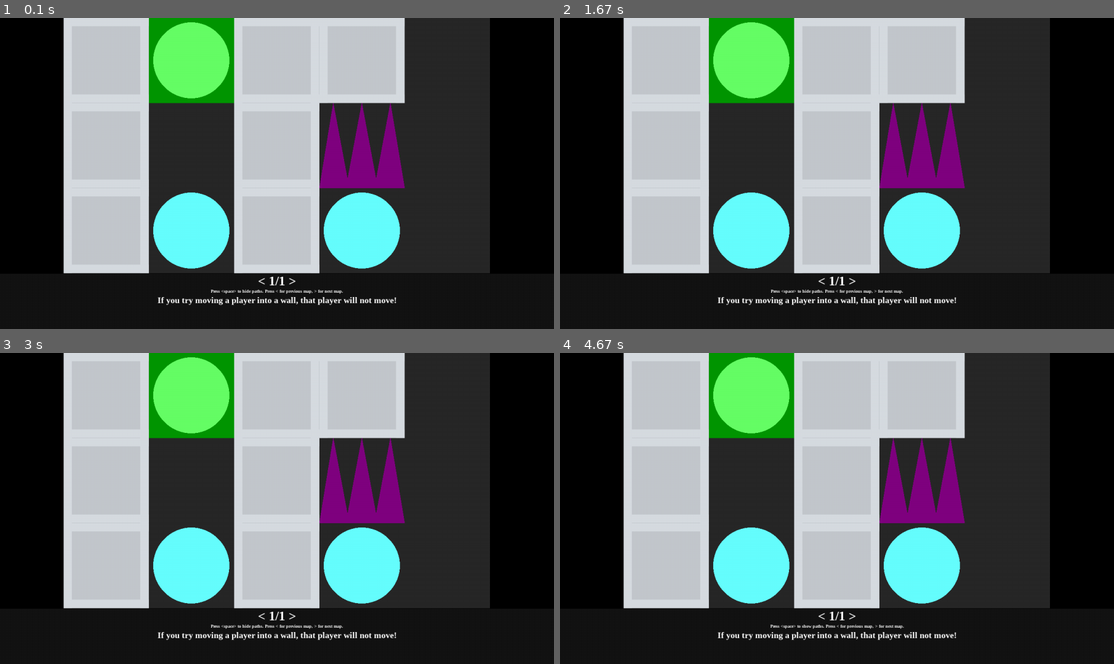
Above: before the commit, frames 1-4 (two rows, left to right).
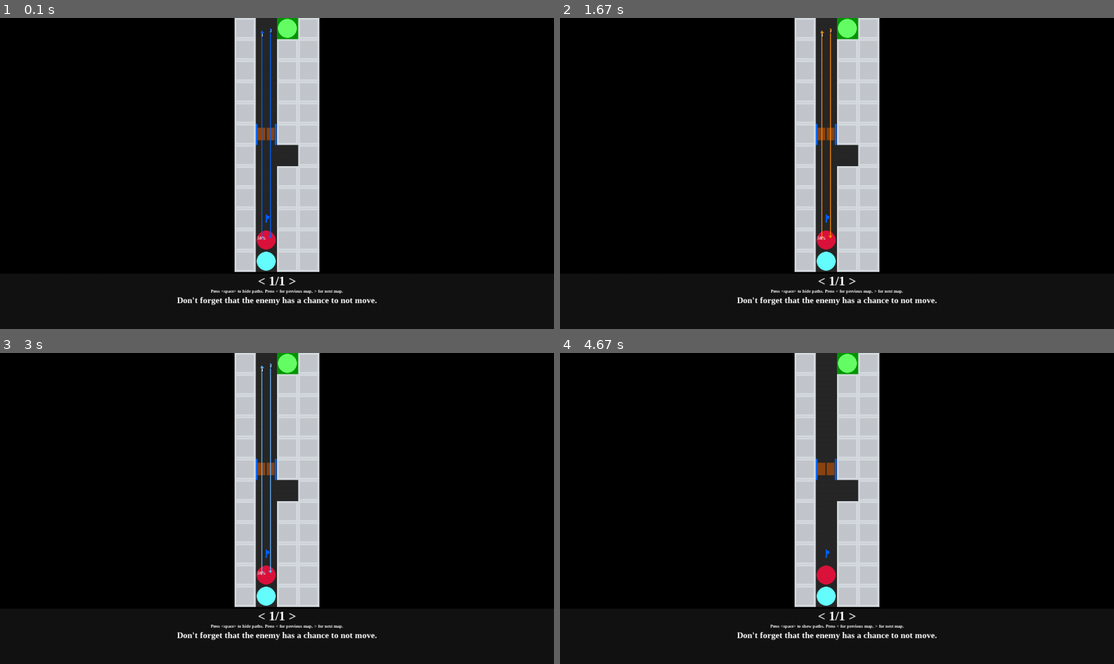
Above: after the commit, the same moments.

Repository: WingedSeal/mazegame
Game: pygame game, started from src/main.py
Two runs of this game, one before a commit and one after it. Both use one fixed random seed, a clock stepped at 60 frames per second and the inputs below.
Inputs:
- Up to frame 1 (0.1 s): no input
- Up to frame 2 (1.67 s): hold Right 0.33-0.8 s; hold Right 0.83-1.3 s; tap Space at 0.9, 1.4 s; hold Left from 1.33 s (still down)
- Up to frame 3 (3 s): release Left at 1.87 s; hold Left 1.9-2.4 s; tap Space at 1.97, 2.5 s; hold Right from 2.43 s (still down)
- Up to frame 4 (4.67 s): release Right at 3.07 s; hold Left 3.1-3.65 s; tap Space at 3.17, 3.75, 4.35 s; hold Right 3.68-4.25 s; hold Right from 4.28 s (still down)

The runs differ from the first frame. In frame 1, 55% of the frame differs, in the area x 11-89%, y 0-93%; in frame 2, 55%; in frame 3, 55%; in frame 4, 55%.

Commit message:
feat: add descriptions for maps

Diff:
--- a/src/main.py
+++ b/src/main.py
@@ -7,4 +7,4 @@
     pass
 
 
-preview(TUTORIAL5)
+preview(HARD1)
--- a/src/mazegame/api/maps/hard1.py
+++ b/src/mazegame/api/maps/hard1.py
@@ -24,7 +24,7 @@
     ]
 )
 
-HARD1 = ([HARD1_1], "HARD1")
+HARD1 = ([HARD1_1], "Don't forget that the enemy has a chance to not move.")
 
 # def script():
 #     while get_tile(UP) == ENEMY:
--- a/src/mazegame/api/maps/normal1.py
+++ b/src/mazegame/api/maps/normal1.py
@@ -17,7 +17,7 @@
     ]
 )
 # fmt: on
-NORMAL1 = ([NORMAL1_1], "NORMAL1")
+NORMAL1 = ([NORMAL1_1], "Beware of the spike!")
 # def script():
 #     move(RIGHT)
 #     move(DOWN)
--- a/src/mazegame/api/maps/normal2.py
+++ b/src/mazegame/api/maps/normal2.py
@@ -14,7 +14,7 @@
 for i, (x, y) in enumerate(((0, 1), (1, 0), (1, 2), (2, 1))):
     maps[i][y][x] = Exit()
 
-NORMAL2 = ([Map(map) for map in maps], "NORMAL2")
+NORMAL2 = ([Map(map) for map in maps], "The spike can spawn on any tile next to you.")
 
 # def script():
 #     if get_tile(UP) == EXIT:
--- a/src/mazegame/api/maps/normal3.py
+++ b/src/mazegame/api/maps/normal3.py
@@ -43,7 +43,11 @@
     ]
 )
 
-NORMAL3 = ([NORMAL3_1, NORMAL3_2], "NORMAL3")
+NORMAL3 = (
+    [NORMAL3_1, NORMAL3_2],
+    """If 2 colored floors have the same color, the exit will be on the left.
+If 2 colored floors have different colors, the exit will be on the right.""",
+)
 
 # def script():
 #     move(UP)
--- a/src/mazegame/api/maps/normal4.py
+++ b/src/mazegame/api/maps/normal4.py
@@ -27,7 +27,10 @@
 )
 # fmt: on
 
-NORMAL4 = ([NORMAL4_1], "NORMAL4")
+NORMAL4 = (
+    [NORMAL4_1],
+    """Enemy to your right will not move away in time, use that Lock wisely!""",
+)
 
 # def script():
 #     for _ in range(5):
